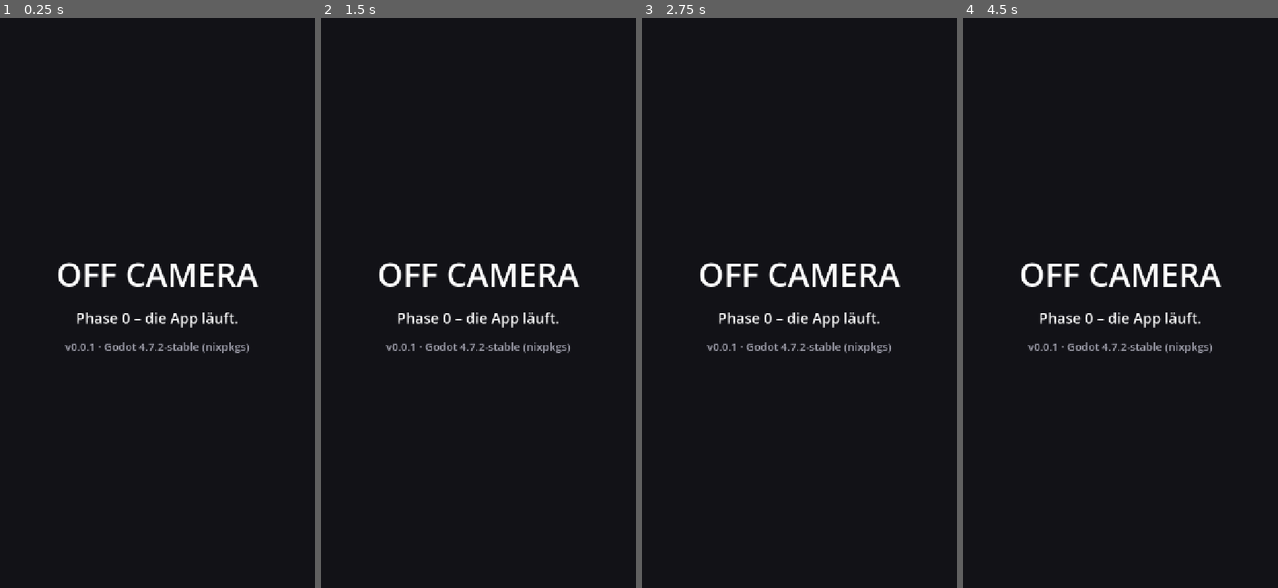
Above: before the commit, frames 1-4 (left to right).
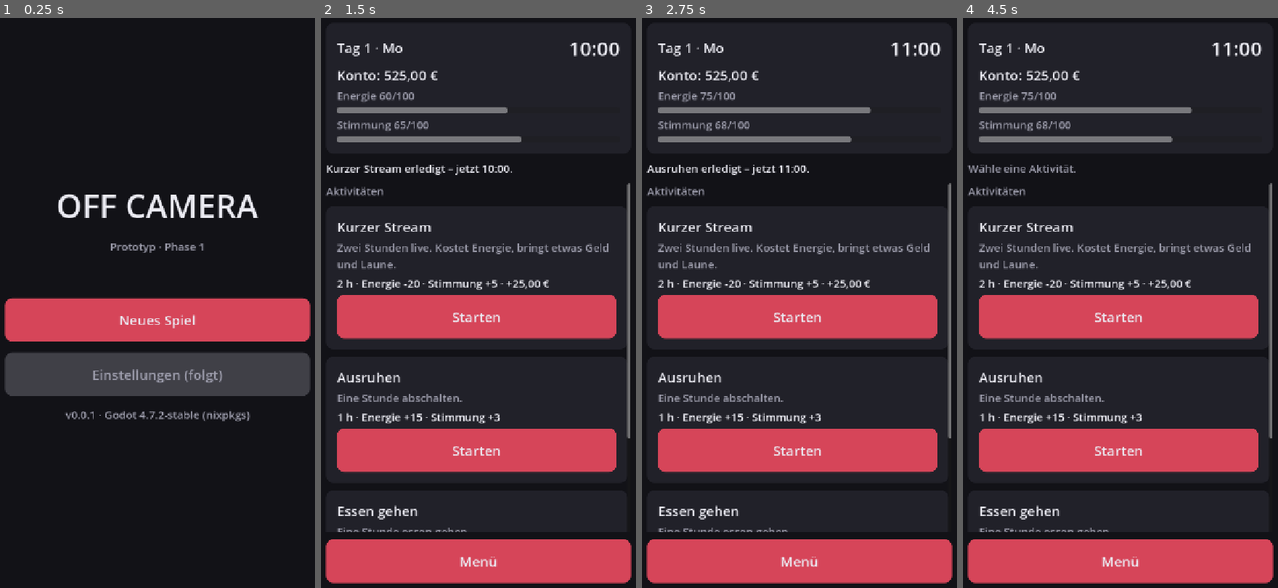
Above: after the commit, the same moments.

Repository: JanScharf265/OFFCamera
Game: Godot game, scene res://scenes/app/app.tscn
The game is run twice, just before and just after one commit, with the same random seed, the same clock (stepped at 60 frames per second) and the same inputs. Before the commit the project starts from res://scenes/app/start_screen.tscn.
Inputs (mouse positions are in pixels of both pictures, inside the frame that each line leads up to):
- Up to frame 1 (0.25 s): no input
- Up to frame 2 (1.5 s): click (478, 320) at 0.5 s, where only the run after the commit has a clickable "Neues Spiel"; click (475, 314) at 1.25 s, where only the run after the commit has a clickable "Starten"
- Up to frame 3 (2.75 s): click (796, 451) at 2 s, where only the run after the commit has a clickable "Starten"
- Up to frame 4 (4.5 s): click (1117, 582) at 2.75 s, where only the run after the commit has a clickable "Starten"; click (1120, 559) at 3.5 s, where only the run after the commit has a clickable "Menü"; click (1120, 291) at 4.25 s, where only the run after the commit has a clickable "Fortsetzen"

The runs differ from the first frame. In frame 1, 18% of the frame differs, in the area x 1-99%, y 30-71%; in frame 2, 29%; in frame 3, 29%, in the area x 1-99%, y 4-100%; in frame 4, 29%.

Commit message:
Phase 1, Ticket 4: Hauptmenü und Spielansicht
- app.tscn als Hauptszene: Theme, Safe Area, Bildschirmwechsel, hält GameState
- Hauptmenü: Neues Spiel, Fortsetzen (Sitzung im Speicher), Einstellungen (folgt)
- Spielansicht: HUD (Tag, Uhrzeit, Konto, Energie, Stimmung), Aktivitäten-Karten
  mit Begründung bei Sperre, letzte 5 Buchungen, Rückmeldung nach Aktion
- Fehleranzeige, wenn Spieldaten nicht geladen werden können
- TimeSystem.format_duration/format_stamp, PlayerStats.LABELS
- Phase-0-Startbildschirm entfernt
- Tests: Texte + Durchklick-Test der App ohne Fenster

Noch nicht ausgeführt: Godot ist in der Cloud-Umgebung nicht verfügbar.

Co-Authored-By: Claude Opus 5.5 <noreply@anthropic.com>
Claude-Session: https://claude.ai/code/session_01HC4BXqnVuQe7631J1aM6uk

Diff:
--- a/project.godot
+++ b/project.godot
@@ -17,7 +17,7 @@
 config/name="OFF CAMERA"
 config/description="Singleplayer-Lebens- und Managementsimulation für iPhone."
 config/version="0.0.1"
-run/main_scene="res://scenes/app/start_screen.tscn"
+run/main_scene="res://scenes/app/app.tscn"
 config/features=PackedStringArray("4.7", "GL Compatibility")
 config/icon="res://icon.svg"
 
--- /dev/null
+++ b/scenes/app/app.tscn
@@ -0,0 +1,12 @@
+[gd_scene load_steps=2 format=3]
+
+[ext_resource type="Script" path="res://scripts/ui/app.gd" id="1_app"]
+
+[node name="App" type="Control"]
+layout_mode = 3
+anchors_preset = 15
+anchor_right = 1.0
+anchor_bottom = 1.0
+grow_horizontal = 2
+grow_vertical = 2
+script = ExtResource("1_app")
--- a/scenes/app/start_screen.tscn
+++ /dev/null
@@ -1,51 +0,0 @@
-[gd_scene load_steps=2 format=3]
-
-[ext_resource type="Script" path="res://scripts/ui/start_screen.gd" id="1_start"]
-
-[node name="StartScreen" type="Control"]
-layout_mode = 3
-anchors_preset = 15
-anchor_right = 1.0
-anchor_bottom = 1.0
-grow_horizontal = 2
-grow_vertical = 2
-script = ExtResource("1_start")
-
-[node name="Background" type="ColorRect" parent="."]
-layout_mode = 1
-anchors_preset = 15
-anchor_right = 1.0
-anchor_bottom = 1.0
-grow_horizontal = 2
-grow_vertical = 2
-color = Color(0.07, 0.07, 0.09, 1)
-
-[node name="Center" type="CenterContainer" parent="."]
-layout_mode = 1
-anchors_preset = 15
-anchor_right = 1.0
-anchor_bottom = 1.0
-grow_horizontal = 2
-grow_vertical = 2
-
-[node name="Content" type="VBoxContainer" parent="Center"]
-layout_mode = 2
-theme_override_constants/separation = 24
-
-[node name="TitleLabel" type="Label" parent="Center/Content"]
-layout_mode = 2
-theme_override_font_sizes/font_size = 72
-text = "OFF CAMERA"
-horizontal_alignment = 1
-
-[node name="StatusLabel" type="Label" parent="Center/Content"]
-layout_mode = 2
-theme_override_font_sizes/font_size = 32
-text = "Phase 0 – die App läuft."
-horizontal_alignment = 1
-
-[node name="VersionLabel" type="Label" parent="Center/Content"]
-layout_mode = 2
-theme_override_colors/font_color = Color(0.65, 0.65, 0.7, 1)
-theme_override_font_sizes/font_size = 24
-horizontal_alignment = 1
--- a/scripts/models/player_stats.gd
+++ b/scripts/models/player_stats.gd
@@ -10,6 +10,7 @@
 const MAX_VALUE := 100
 ## Alle gültigen Schlüssel für Effekte in Daten (z. B. activities.json).
 const KEYS := ["energy", "mood"]
+const LABELS := {"energy": "Energie", "mood": "Stimmung"}
 
 var energy: int
 var mood: int
--- a/scripts/systems/time_system.gd
+++ b/scripts/systems/time_system.gd
@@ -78,6 +78,25 @@
 	return "%02d:%02d" % [get_hour(), get_minute()]
 
 
+## Zeitpunkt beliebiger Minuten, z. B. "Tag 2 · 14:30".
+@warning_ignore("integer_division")
+static func format_stamp(minutes: int) -> String:
+	var minute_of_day := minutes % MINUTES_PER_DAY
+	return "Tag %d · %02d:%02d" % [day_of(minutes), minute_of_day / MINUTES_PER_HOUR, minutes % MINUTES_PER_HOUR]
+
+
+## Dauer, z. B. 45 -> "45 min", 60 -> "1 h", 90 -> "1 h 30 min".
+@warning_ignore("integer_division")
+static func format_duration(minutes: int) -> String:
+	var hours := minutes / MINUTES_PER_HOUR
+	var rest := minutes % MINUTES_PER_HOUR
+	if hours == 0:
+		return "%d min" % rest
+	if rest == 0:
+		return "%d h" % hours
+	return "%d h %d min" % [hours, rest]
+
+
 ## z. B. "Tag 3 · Mi"
 func format_date() -> String:
 	return "Tag %d · %s" % [get_day(), WEEKDAY_NAMES[get_weekday()]]
--- /dev/null
+++ b/scripts/ui/activity_text.gd
@@ -0,0 +1,26 @@
+extends RefCounted
+
+## Anzeigetexte für Aktivitäten und Beträge – reine Formatierung, keine Regeln.
+
+const TimeSystemScript := preload("res://scripts/systems/time_system.gd")
+const LedgerSystemScript := preload("res://scripts/systems/ledger_system.gd")
+const PlayerStatsScript := preload("res://scripts/models/player_stats.gd")
+const ActivityDefinitionScript := preload("res://scripts/models/activity_definition.gd")
+
+
+## Betrag mit Vorzeichen, z. B. "+25,00 €" / "-15,00 €".
+static func signed_money(cents: int) -> String:
+	var text := LedgerSystemScript.format_cents(cents)
+	return "+" + text if cents > 0 else text
+
+
+## z. B. "2 h · Energie -20 · Stimmung +5 · +25,00 €"
+static func summary(definition: ActivityDefinitionScript) -> String:
+	var parts := PackedStringArray([TimeSystemScript.format_duration(definition.duration_minutes)])
+	for key in PlayerStatsScript.KEYS:
+		var change := definition.get_effect(key)
+		if change != 0:
+			parts.append("%s %+d" % [PlayerStatsScript.LABELS[key], change])
+	if definition.money_cents != 0:
+		parts.append(signed_money(definition.money_cents))
+	return " · ".join(parts)
--- /dev/null
+++ b/scripts/ui/app.gd
@@ -0,0 +1,98 @@
+extends Control
+
+## Wurzel der App: Theme, Safe Area und Wechsel zwischen den Bildschirmen.
+## Hält die aktuelle Spielsitzung (GameState) – dafür ist kein Autoload nötig.
+
+const GameStateScript := preload("res://scripts/core/game_state.gd")
+const ActivityCatalogScript := preload("res://scripts/systems/activity_catalog.gd")
+const MainMenuScript := preload("res://scripts/ui/main_menu.gd")
+const GameScreenScript := preload("res://scripts/ui/game_screen.gd")
+const UiStyle := preload("res://scripts/ui/ui_style.gd")
+
+## Laufende Sitzung oder null, solange kein Spiel gestartet wurde.
+var game: GameStateScript
+
+var _catalog: ActivityCatalogScript
+var _safe_area: MarginContainer
+var _screen: Control
+
+
+func _ready() -> void:
+	theme = UiStyle.create_theme()
+
+	var background := ColorRect.new()
+	background.color = UiStyle.BACKGROUND
+	background.set_anchors_and_offsets_preset(Control.PRESET_FULL_RECT)
+	add_child(background)
+
+	_safe_area = MarginContainer.new()
+	_safe_area.set_anchors_and_offsets_preset(Control.PRESET_FULL_RECT)
+	add_child(_safe_area)
+	get_viewport().size_changed.connect(_update_safe_area)
+	_update_safe_area()
+
+	_catalog = ActivityCatalogScript.new()
+	if not _catalog.load_file():
+		_show_error("Die Spieldaten konnten nicht geladen werden:\n\n" + "\n".join(_catalog.errors))
+		return
+	show_main_menu()
+
+
+func show_main_menu() -> void:
+	var menu := MainMenuScript.new()
+	menu.continue_available = game != null
+	menu.new_game_pressed.connect(start_new_game)
+	menu.continue_pressed.connect(show_game)
+	_set_screen(menu)
+
+
+func start_new_game() -> void:
+	game = GameStateScript.new(_catalog)
+	show_game()
+
+
+func show_game() -> void:
+	var screen := GameScreenScript.new()
+	screen.setup(game)
+	screen.menu_pressed.connect(show_main_menu)
+	_set_screen(screen)
+
+
+func _set_screen(screen: Control) -> void:
+	if _screen != null:
+		# Sofort aus dem Baum nehmen, erst später löschen – der alte Bildschirm
+		# kann gerade noch das Signal senden, das diesen Wechsel ausgelöst hat.
+		_safe_area.remove_child(_screen)
+		_screen.queue_free()
+	_screen = screen
+	_safe_area.add_child(screen)
+
+
+func _show_error(message: String) -> void:
+	var text := UiStyle.wrapping_label(message, UiStyle.SMALL_FONT_SIZE, UiStyle.NEGATIVE)
+	text.name = "ErrorLabel"
+	_set_screen(text)
+
+
+## Ränder = Grundabstand + Safe Area (Notch, Dynamic Island, Home-Indikator).
+## Die Safe Area kommt in Bildschirmpixeln und wird in Viewport-Koordinaten umgerechnet.
+func _update_safe_area() -> void:
+	var left := float(UiStyle.PADDING)
+	var top := float(UiStyle.PADDING)
+	var right := float(UiStyle.PADDING)
+	var bottom := float(UiStyle.PADDING)
+
+	if OS.has_feature("mobile"):
+		var window_size := Vector2(DisplayServer.window_get_size())
+		var safe := Rect2(DisplayServer.get_display_safe_area())
+		if window_size.x > 0 and window_size.y > 0:
+			var to_viewport := get_viewport_rect().size / window_size
+			left += maxf(safe.position.x, 0.0) * to_viewport.x
+			top += maxf(safe.position.y, 0.0) * to_viewport.y
+			right += maxf(window_size.x - safe.end.x, 0.0) * to_viewport.x
+			bottom += maxf(window_size.y - safe.end.y, 0.0) * to_viewport.y
+
+	_safe_area.add_theme_constant_override("margin_left", roundi(left))
+	_safe_area.add_theme_constant_override("margin_top", roundi(top))
+	_safe_area.add_theme_constant_override("margin_right", roundi(right))
+	_safe_area.add_theme_constant_override("margin_bottom", roundi(bottom))
--- /dev/null
+++ b/scripts/ui/game_screen.gd
@@ -0,0 +1,191 @@
+extends VBoxContainer
+
+## Spielansicht: HUD (Datum, Uhrzeit, Konto, Werte), Aktivitäten, letzte Buchungen.
+## Zeigt nur an und ruft Systeme auf – Regeln stehen in den Systemen.
+##
+## Aktualisiert wird nach jeder Aktion explizit über _refresh(), nicht über
+## die System-Signale: Die feuern teils mitten im Ablauf einer Aktivität,
+## wo check() noch "Zeitfortschritt läuft" melden würde.
+
+signal menu_pressed
+
+const GameStateScript := preload("res://scripts/core/game_state.gd")
+const TimeSystemScript := preload("res://scripts/systems/time_system.gd")
+const LedgerSystemScript := preload("res://scripts/systems/ledger_system.gd")
+const PlayerStatsScript := preload("res://scripts/models/player_stats.gd")
+const ActivityText := preload("res://scripts/ui/activity_text.gd")
+const UiStyle := preload("res://scripts/ui/ui_style.gd")
+
+const RECENT_ENTRY_COUNT := 5
+
+var _game: GameStateScript
+var _date_label: Label
+var _clock_label: Label
+var _balance_label: Label
+var _stat_labels := {}
+var _stat_bars := {}
+var _feedback_label: Label
+## activity_id -> {"button": Button, "reason": Label}
+var _cards := {}
+var _ledger_list: VBoxContainer
+
+
+## Vor dem Einfügen in den Baum aufrufen.
+func setup(game: GameStateScript) -> void:
+	_game = game
+
+
+func _ready() -> void:
+	assert(_game != null, "GameScreen: setup() wurde nicht aufgerufen.")
+	add_theme_constant_override("separation", 16)
+
+	add_child(_build_hud())
+
+	_feedback_label = UiStyle.wrapping_label("Wähle eine Aktivität.", UiStyle.SMALL_FONT_SIZE, UiStyle.MUTED)
+	_feedback_label.name = "FeedbackLabel"
+	add_child(_feedback_label)
+
+	var scroll := ScrollContainer.new()
+	scroll.size_flags_vertical = Control.SIZE_EXPAND_FILL
+	scroll.horizontal_scroll_mode = ScrollContainer.SCROLL_MODE_DISABLED
+	add_child(scroll)
+
+	var content := VBoxContainer.new()
+	content.size_flags_horizontal = Control.SIZE_EXPAND_FILL
+	content.add_theme_constant_override("separation", 16)
+	scroll.add_child(content)
+
+	content.add_child(UiStyle.section_label("Aktivitäten"))
+	for id in _game.activities.get_catalog().get_ids():
+		content.add_child(_build_activity_card(id))
+
+	content.add_child(UiStyle.section_label("Letzte Buchungen"))
+	_ledger_list = VBoxContainer.new()
+	_ledger_list.name = "LedgerList"
+	_ledger_list.add_theme_constant_override("separation", 8)
+	content.add_child(_ledger_list)
+
+	var menu_button := UiStyle.button("Menü")
+	menu_button.name = "MenuButton"
+	menu_button.pressed.connect(func() -> void: menu_pressed.emit())
+	add_child(menu_button)
+
+	_refresh()
+
+
+func _build_hud() -> Control:
+	var hud := UiStyle.card()
+	var box := VBoxContainer.new()
+	box.add_theme_constant_override("separation", 8)
+	hud.add_child(box)
+
+	var top_row := HBoxContainer.new()
+	box.add_child(top_row)
+	_date_label = UiStyle.label("")
+	_date_label.name = "DateLabel"
+	_date_label.size_flags_horizontal = Control.SIZE_EXPAND_FILL
+	_date_label.vertical_alignment = VERTICAL_ALIGNMENT_CENTER
+	top_row.add_child(_date_label)
+	_clock_label = UiStyle.label("", UiStyle.LARGE_FONT_SIZE)
+	_clock_label.name = "ClockLabel"
+	top_row.add_child(_clock_label)
+
+	_balance_label = UiStyle.label("")
+	_balance_label.name = "BalanceLabel"
+	box.add_child(_balance_label)
+
+	for key in PlayerStatsScript.KEYS:
+		var stat_label := UiStyle.label("", UiStyle.SMALL_FONT_SIZE, UiStyle.MUTED)
+		box.add_child(stat_label)
+		_stat_labels[key] = stat_label
+		var bar := ProgressBar.new()
+		bar.min_value = PlayerStatsScript.MIN_VALUE
+		bar.max_value = PlayerStatsScript.MAX_VALUE
+		bar.show_percentage = false
+		bar.custom_minimum_size.y = 14
+		box.add_child(bar)
+		_stat_bars[key] = bar
+	return hud
+
+
+func _build_activity_card(activity_id: String) -> Control:
+	var definition := _game.activities.get_catalog().get_definition(activity_id)
+	var card := UiStyle.card()
+	var box := VBoxContainer.new()
+	box.add_theme_constant_override("separation", 8)
+	card.add_child(box)
+
+	box.add_child(UiStyle.label(definition.display_name))
+	if not definition.description.is_empty():
+		box.add_child(UiStyle.wrapping_label(definition.description, UiStyle.SMALL_FONT_SIZE, UiStyle.MUTED))
+	box.add_child(UiStyle.wrapping_label(ActivityText.summary(definition), UiStyle.SMALL_FONT_SIZE))
+
+	var reason := UiStyle.wrapping_label("", UiStyle.SMALL_FONT_SIZE, UiStyle.NEGATIVE)
+	reason.visible = false
+	box.add_child(reason)
+
+	var button := UiStyle.button("Starten")
+	button.name = "StartButton_%s" % activity_id
+	button.pressed.connect(_on_activity_pressed.bind(activity_id))
+	box.add_child(button)
+
+	_cards[activity_id] = {"button": button, "reason": reason}
+	return card
+
+
+func _on_activity_pressed(activity_id: String) -> void:
+	var definition := _game.activities.get_catalog().get_definition(activity_id)
+	var reason := _game.activities.start(activity_id)
+	if reason.is_empty():
+		_show_feedback("%s erledigt – jetzt %s." % [definition.display_name, _game.time.format_clock()], UiStyle.TEXT)
+	else:
+		_show_feedback(reason, UiStyle.NEGATIVE)
+	_refresh()
+
+
+func _show_feedback(text: String, color: Color) -> void:
+	_feedback_label.text = text
+	_feedback_label.add_theme_color_override("font_color", color)
+
+
+func _refresh() -> void:
+	_date_label.text = _game.time.format_date()
+	_clock_label.text = _game.time.format_clock()
+	_balance_label.text = "Konto: %s" % LedgerSystemScript.format_cents(_game.ledger.get_balance())
+
+	for key in PlayerStatsScript.KEYS:
+		var value := _game.stats.get_value(key)
+		_stat_labels[key].text = "%s %d/%d" % [PlayerStatsScript.LABELS[key], value, PlayerStatsScript.MAX_VALUE]
+		_stat_bars[key].value = value
+
+	for activity_id in _cards:
+		var reason := _game.activities.check(activity_id)
+		var card: Dictionary = _cards[activity_id]
+		card["button"].disabled = not reason.is_empty()
+		card["reason"].text = reason
+		card["reason"].visible = not reason.is_empty()
+
+	_refresh_ledger_list()
+
+
+func _refresh_ledger_list() -> void:
+	for child in _ledger_list.get_children():
+		_ledger_list.remove_child(child)
+		child.queue_free()
+
+	var entries := _game.ledger.get_entries()
+	if entries.is_empty():
+		_ledger_list.add_child(UiStyle.label("Noch keine Buchungen.", UiStyle.SMALL_FONT_SIZE, UiStyle.MUTED))
+		return
+
+	var oldest_shown := maxi(entries.size() - RECENT_ENTRY_COUNT, 0)
+	for i in range(entries.size() - 1, oldest_shown - 1, -1):
+		var entry := entries[i]
+		var row := HBoxContainer.new()
+		var text := UiStyle.wrapping_label("%s  %s" % [TimeSystemScript.format_stamp(entry.time_minutes), entry.description],
+				UiStyle.SMALL_FONT_SIZE)
+		text.size_flags_horizontal = Control.SIZE_EXPAND_FILL
+		row.add_child(text)
+		var amount_color := UiStyle.POSITIVE if entry.is_income() else UiStyle.NEGATIVE
+		row.add_child(UiStyle.label(ActivityText.signed_money(entry.amount_cents), UiStyle.SMALL_FONT_SIZE, amount_color))
+		_ledger_list.add_child(row)
--- /dev/null
+++ b/scripts/ui/main_menu.gd
@@ -0,0 +1,50 @@
+extends VBoxContainer
+
+## Hauptmenü: Fortsetzen (nur wenn eine Sitzung existiert), Neues Spiel, Einstellungen.
+
+signal new_game_pressed
+signal continue_pressed
+
+const UiStyle := preload("res://scripts/ui/ui_style.gd")
+
+## Vor dem Einfügen in den Baum setzen.
+var continue_available := false
+
+
+func _ready() -> void:
+	alignment = BoxContainer.ALIGNMENT_CENTER
+	add_theme_constant_override("separation", 24)
+
+	var title := UiStyle.label("OFF CAMERA", UiStyle.TITLE_FONT_SIZE)
+	title.horizontal_alignment = HORIZONTAL_ALIGNMENT_CENTER
+	add_child(title)
+
+	var subtitle := UiStyle.label("Prototyp · Phase 1", UiStyle.SMALL_FONT_SIZE, UiStyle.MUTED)
+	subtitle.horizontal_alignment = HORIZONTAL_ALIGNMENT_CENTER
+	add_child(subtitle)
+
+	var spacer := Control.new()
+	spacer.custom_minimum_size.y = 48
+	add_child(spacer)
+
+	if continue_available:
+		var continue_button := UiStyle.button("Fortsetzen")
+		continue_button.name = "ContinueButton"
+		continue_button.pressed.connect(func() -> void: continue_pressed.emit())
+		add_child(continue_button)
+
+	var new_game_button := UiStyle.button("Neues Spiel")
+	new_game_button.name = "NewGameButton"
+	new_game_button.pressed.connect(func() -> void: new_game_pressed.emit())
+	add_child(new_game_button)
+
+	var settings_button := UiStyle.button("Einstellungen (folgt)")
+	settings_button.name = "SettingsButton"
+	settings_button.disabled = true
+	add_child(settings_button)
+
+	var version := UiStyle.label("v%s · Godot %s" % [
+			ProjectSettings.get_setting("application/config/version", "?"),
+			Engine.get_version_info()["string"]], UiStyle.SMALL_FONT_SIZE, UiStyle.MUTED)
+	version.horizontal_alignment = HORIZONTAL_ALIGNMENT_CENTER
+	add_child(version)
--- a/scripts/ui/start_screen.gd
+++ /dev/null
@@ -1,12 +0,0 @@
-extends Control
-
-## Phase-0-Startbildschirm: zeigt nur, dass die App läuft,
-## und mit welcher App- und Engine-Version sie gebaut wurde.
-
-@onready var _version_label: Label = $Center/Content/VersionLabel
-
-
-func _ready() -> void:
-	var app_version: String = ProjectSettings.get_setting("application/config/version", "?")
-	var engine_version: String = Engine.get_version_info()["string"]
-	_version_label.text = "v%s · Godot %s" % [app_version, engine_version]
--- /dev/null
+++ b/scripts/ui/ui_style.gd
@@ -0,0 +1,80 @@
+extends RefCounted
+
+## Gemeinsame Farben, Größen und Bausteine für die UI.
+## Größen beziehen sich auf die 720 px breite Basisauflösung
+## (ca. 1,8 Bildpunkte pro iOS-Punkt – 96 px ≈ 53 pt Touch-Höhe).
+
+const BACKGROUND := Color(0.07, 0.07, 0.09)
+const SURFACE := Color(0.13, 0.13, 0.16)
+const SURFACE_PRESSED := Color(0.2, 0.2, 0.25)
+const TEXT := Color(0.92, 0.92, 0.95)
+const MUTED := Color(0.62, 0.62, 0.68)
+const ACCENT := Color(0.84, 0.27, 0.35)
+const ACCENT_PRESSED := Color(0.66, 0.2, 0.27)
+const DISABLED := Color(0.25, 0.25, 0.28)
+const POSITIVE := Color(0.45, 0.8, 0.5)
+const NEGATIVE := Color(0.95, 0.5, 0.45)
+
+const PADDING := 24
+const FONT_SIZE := 30
+const SMALL_FONT_SIZE := 24
+const LARGE_FONT_SIZE := 44
+const TITLE_FONT_SIZE := 72
+const BUTTON_HEIGHT := 96
+const CORNER_RADIUS := 16
+
+
+static func create_theme() -> Theme:
+	var theme := Theme.new()
+	theme.default_font_size = FONT_SIZE
+	theme.set_color("font_color", "Label", TEXT)
+
+	theme.set_stylebox("normal", "Button", _box(ACCENT))
+	theme.set_stylebox("hover", "Button", _box(ACCENT))  # Touch: kein Hover-Effekt
+	theme.set_stylebox("pressed", "Button", _box(ACCENT_PRESSED))
+	theme.set_stylebox("hover_pressed", "Button", _box(ACCENT_PRESSED))
+	theme.set_stylebox("disabled", "Button", _box(DISABLED))
+	theme.set_stylebox("focus", "Button", StyleBoxEmpty.new())
+	for color_name in ["font_color", "font_hover_color", "font_pressed_color", "font_hover_pressed_color", "font_focus_color"]:
+		theme.set_color(color_name, "Button", TEXT)
+	theme.set_color("font_disabled_color", "Button", MUTED)
+	return theme
+
+
+static func label(text: String, font_size: int = FONT_SIZE, color: Color = TEXT) -> Label:
+	var result := Label.new()
+	result.text = text
+	result.add_theme_font_size_override("font_size", font_size)
+	result.add_theme_color_override("font_color", color)
+	return result
+
+
+static func wrapping_label(text: String, font_size: int = FONT_SIZE, color: Color = TEXT) -> Label:
+	var result := label(text, font_size, color)
+	result.autowrap_mode = TextServer.AUTOWRAP_WORD_SMART
+	return result
+
+
+static func section_label(text: String) -> Label:
+	return label(text, SMALL_FONT_SIZE, MUTED)
+
+
+static func button(text: String) -> Button:
+	var result := Button.new()
+	result.text = text
+	result.custom_minimum_size.y = BUTTON_HEIGHT
+	return result
+
+
+static func card() -> PanelContainer:
+	var result := PanelContainer.new()
+	result.add_theme_stylebox_override("panel", _box(SURFACE, PADDING))
+	return result
+
+
+static func _box(color: Color, padding: int = 16) -> StyleBoxFlat:
+	var box := StyleBoxFlat.new()
+	box.bg_color = color
+	box.set_corner_radius_all(CORNER_RADIUS)
+	box.set_content_margin_all(padding)
+	return box
--- /dev/null
+++ b/tests/test_ui.gd
@@ -0,0 +1,81 @@
+extends "res://tests/base_test.gd"
+
+## Texte und ein Durchklick-Test der App ohne Fenster.
+
+const AppScript := preload("res://scripts/ui/app.gd")
+const ActivityText := preload("res://scripts/ui/activity_text.gd")
+const ActivityCatalogScript := preload("res://scripts/systems/activity_catalog.gd")
+const TimeSystemScript := preload("res://scripts/systems/time_system.gd")
+
+
+func test_format_duration() -> void:
+	assert_eq(TimeSystemScript.format_duration(45), "45 min")
+	assert_eq(TimeSystemScript.format_duration(60), "1 h")
+	assert_eq(TimeSystemScript.format_duration(90), "1 h 30 min")
+
+
+func test_format_stamp() -> void:
+	assert_eq(TimeSystemScript.format_stamp(TimeSystemScript.at(2, 14, 5)), "Tag 2 · 14:05")
+
+
+func test_activity_summaries() -> void:
+	var catalog := ActivityCatalogScript.new()
+	catalog.load_file()
+	assert_eq(ActivityText.summary(catalog.get_definition("stream_short")), "2 h · Energie -20 · Stimmung +5 · +25,00 €")
+	assert_eq(ActivityText.summary(catalog.get_definition("rest")), "1 h · Energie +15 · Stimmung +3")
+	assert_eq(ActivityText.summary(catalog.get_definition("eat_out")), "1 h · Energie +10 · Stimmung +5 · -15,00 €")
+
+
+func test_click_through_new_game_activity_menu_and_continue() -> void:
+	var tree := Engine.get_main_loop() as SceneTree
+	var app := AppScript.new()
+	tree.root.add_child(app)
+
+	var new_game := _find(app, "NewGameButton") as Button
+	assert_true(new_game != null, "NewGameButton fehlt")
+	assert_true(_find(app, "ContinueButton") == null, "Fortsetzen darf ohne Spiel nicht da sein")
+	if new_game == null:
+		app.free()
+		return
+	new_game.pressed.emit()
+
+	assert_eq((_find(app, "ClockLabel") as Label).text, "08:00")
+	assert_eq((_find(app, "BalanceLabel") as Label).text, "Konto: 500,00 €")
+
+	(_find(app, "StartButton_stream_short") as Button).pressed.emit()
+	assert_eq((_find(app, "ClockLabel") as Label).text, "10:00")
+	assert_eq((_find(app, "BalanceLabel") as Label).text, "Konto: 525,00 €")
+	assert_eq(app.game.ledger.get_entries().size(), 1)
+	assert_eq((_find(app, "LedgerList") as Node).get_child_count(), 1)
+
+	(_find(app, "MenuButton") as Button).pressed.emit()
+	var continue_button := _find(app, "ContinueButton") as Button
+	assert_true(continue_button != null, "Fortsetzen fehlt nach dem ersten Spiel")
+	continue_button.pressed.emit()
+	assert_eq((_find(app, "ClockLabel") as Label).text, "10:00")
+
+	app.free()
+
+
+func test_disabled_activity_shows_reason() -> void:
+	var tree := Engine.get_main_loop() as SceneTree
+	var app := AppScript.new()
+	tree.root.add_child(app)
+	(_find(app, "NewGameButton") as Button).pressed.emit()
+
+	app.game.stats.apply({"energy": -75})  # 80 -> 5
+	(_find(app, "StartButton_rest") as Button).pressed.emit()  # 5 -> 20, aktualisiert die Anzeige
+	app.game.stats.apply({"energy": -5})  # 20 -> 15
+	(_find(app, "StartButton_rest") as Button).pressed.emit()  # 15 -> 30
+	assert_eq((_find(app, "StartButton_stream_short") as Button).disabled, false)
+
+	app.game.stats.apply({"energy": -20})  # 30 -> 10
+	(_find(app, "MenuButton") as Button).pressed.emit()
+	(_find(app, "ContinueButton") as Button).pressed.emit()
+	assert_eq((_find(app, "StartButton_stream_short") as Button).disabled, true)
+
+	app.free()
+
+
+func _find(root: Node, node_name: String) -> Node:
+	return root.find_child(node_name, true, false)
Not shown, removed: scripts/ui/start_screen.gd.uid
Not shown, changed: CHANGELOG.md
Not shown, changed: docs/ARCHITECTURE.md
Not shown, changed: docs/DECISIONS.md
Not shown, changed: docs/ROADMAP.md
